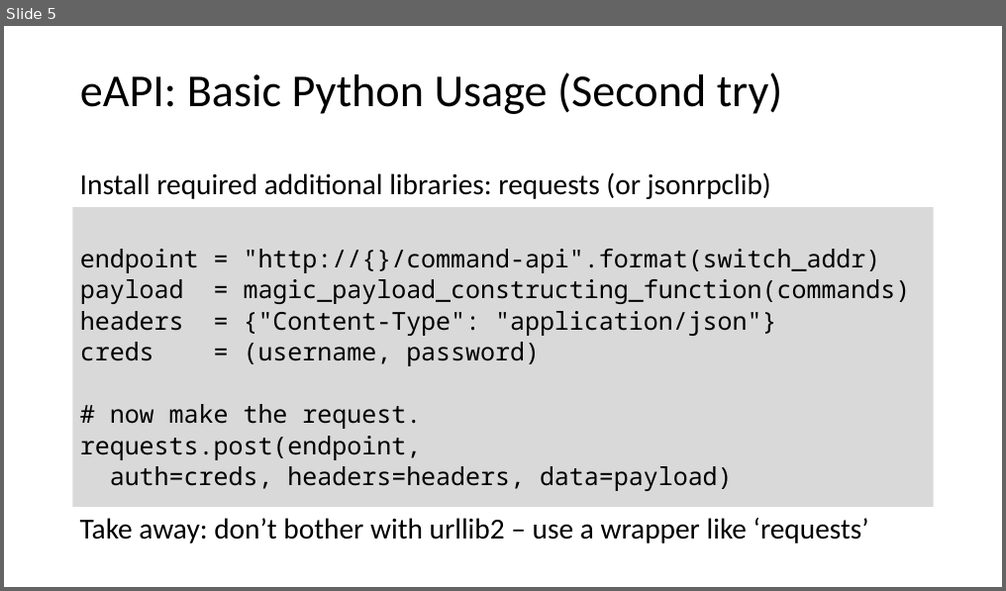
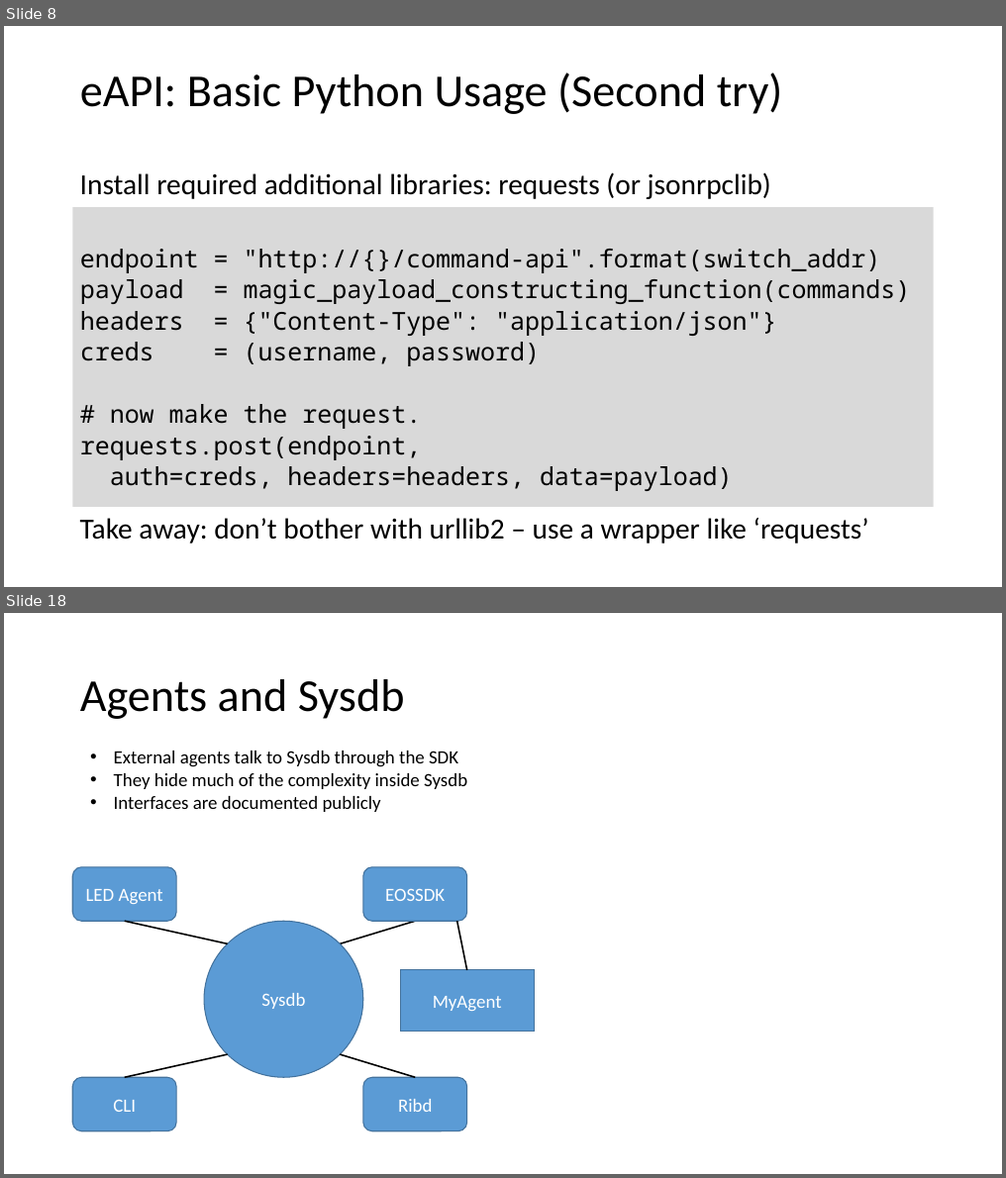
Before and after one commit to arista-northwest/arista-programmability, a slide deck: Arista Programmability.pptx. Shown one above the other, each under a label of ours: slide 5 before the commit, slides 8 and 18 after it; the slides between them are not shown. The pictures are 1006x591 and 1006x1178 pixels, drawn with LibreOffice and Linux fonts; fonts in the diff are those of the drawing. Boxes give left, top, right and bottom in pixels: in the first picture for what was removed or moved away, otherwise in the second. Text is boxed around its words. In the diff, an @@ line names an element or a change of style, - is before the commit and + after.

```diff
--- a/Arista Programmability.pptx
+++ b/Arista Programmability.pptx
@@ slide 18 added at [4, 613, 1002, 1174], background #FFFFFF @@
@@ title added at [80, 679, 405, 719], 44 pt, text #000000 @@
+Agents and Sysdb
@@ text added at [114, 751, 467, 812], 18 pt, text #000000 @@
+• External agents talk to Sysdb through the SDK
+• They hide much of the complexity inside Sysdb
+• Interfaces are documented publicly
@@ rounded rectangle added at [73, 867, 177, 922], fill #5B9BD5, outline #43739E 1 pt, 18 pt, text #FFFFFF @@
+LED Agent
@@ rounded rectangle added at [363, 867, 467, 922], fill #5B9BD5, outline #43739E 1 pt, 18 pt, text #FFFFFF @@
+EOSSDK
@@ line added from (125, 922) to (227, 944), #000000 1.5 pt @@
@@ ellipse added at [204, 922, 363, 1078], fill #5B9BD5, outline #43739E 1 pt, 18 pt, text #FFFFFF @@
+Sysdb
@@ line added from (415, 922) to (341, 944), #000000 1.5 pt @@
@@ line added from (467, 970) to (456, 922), #000000 1.5 pt @@
@@ rectangle added at [401, 970, 534, 1032], fill #5B9BD5, outline #43739E 1 pt, 18 pt, text #FFFFFF @@
+MyAgent
@@ line added from (125, 1078) to (227, 1055), #000000 1.5 pt @@
@@ line added from (415, 1078) to (341, 1055), #000000 1.5 pt @@
@@ rounded rectangle added at [73, 1078, 177, 1132], fill #5B9BD5, outline #43739E 1 pt, 18 pt, text #FFFFFF @@
+CLI
@@ rounded rectangle added at [363, 1078, 467, 1132], fill #5B9BD5, outline #43739E 1 pt, 18 pt, text #FFFFFF @@
+Ribd
@@ what was slide 5 is now slide 8 @@
```
Also in this commit, not shown: 6 slides changed, 14 other slides added, 3 slides removed.
